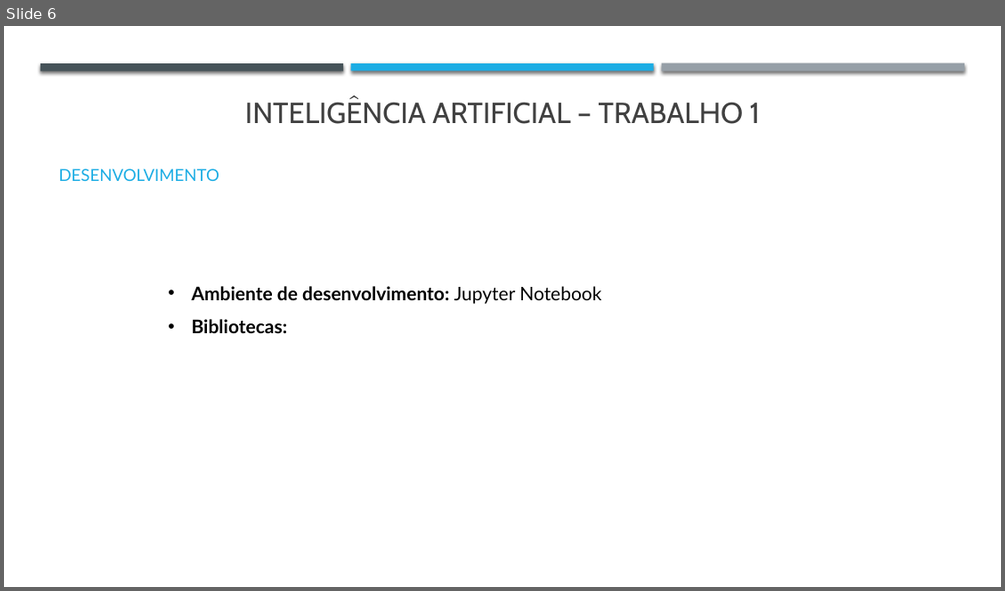
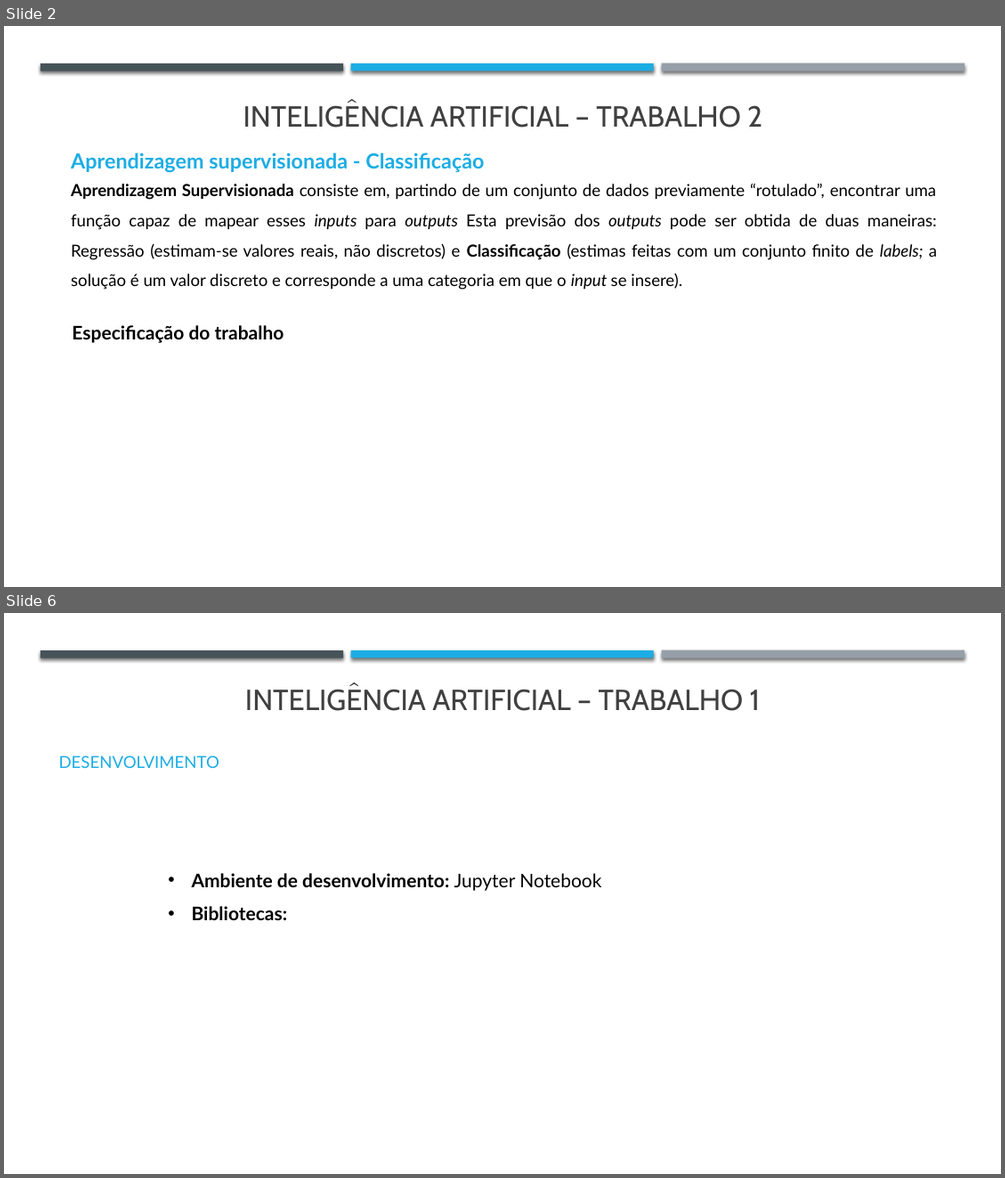
Before and after one commit to j-vm/FEUP_IART_2020, a slide deck: Assigment2/Checkpoint1_trabalho2.pptx. Shown one above the other, each under a label of ours: slide 6 before the commit, slides 2 and 6 after it; the slides between them are not shown. The pictures are 1005x591 and 1005x1178 pixels, drawn with LibreOffice and Linux fonts; fonts in the diff are those of the drawing. Boxes give left, top, right and bottom in pixels: in the first picture for what was removed or moved away, otherwise in the second. Text is boxed around its words. In the diff, an @@ line names an element or a change of style, - is before the commit and + after.

```diff
--- a/Assigment2/Checkpoint1_trabalho2.pptx
+++ b/Assigment2/Checkpoint1_trabalho2.pptx
@@ slide 2 added at (4,26,1001,587), background #FFFFFF @@
@@ rectangle added at (40,63,343,70), fill #465359 @@
@@ rectangle added at (351,63,654,70), fill #1CADE4 @@
@@ rectangle added at (662,63,964,71), fill #969FA7 @@
@@ text added at (243,105,762,127), 28 pt, text #404040 @@
+INTELIGÊNCIA ARTIFICIAL – TRABALHO 2
@@ text added at (71,152,484,173), 20 pt, text #1CADE4, bold @@
+Aprendizagem supervisionada - Classificação
@@ text added at (71,184,937,289), 16 pt, text #000000 @@
+Aprendizagem Supervisionada consiste em, partindo de um conjunto de dados previamente “rotulado”, encontrar uma função capaz de mapear esses inputs para outputs Esta previsão dos outputs pode ser obtida de duas maneiras: Regressão (estimam-se valores reais, não discretos) e Classificação (estimas feitas com um conjunto finito de labels; a solução é um valor discreto e corresponde a uma categoria em que o input se insere).
@@ text added at (72,325,284,343), 18 pt, text #000000, bold @@
+Especificação do trabalho
```
Also in this commit, not shown: 3 slides changed, 1 other slide added, 2 slides removed, 1 other file.
